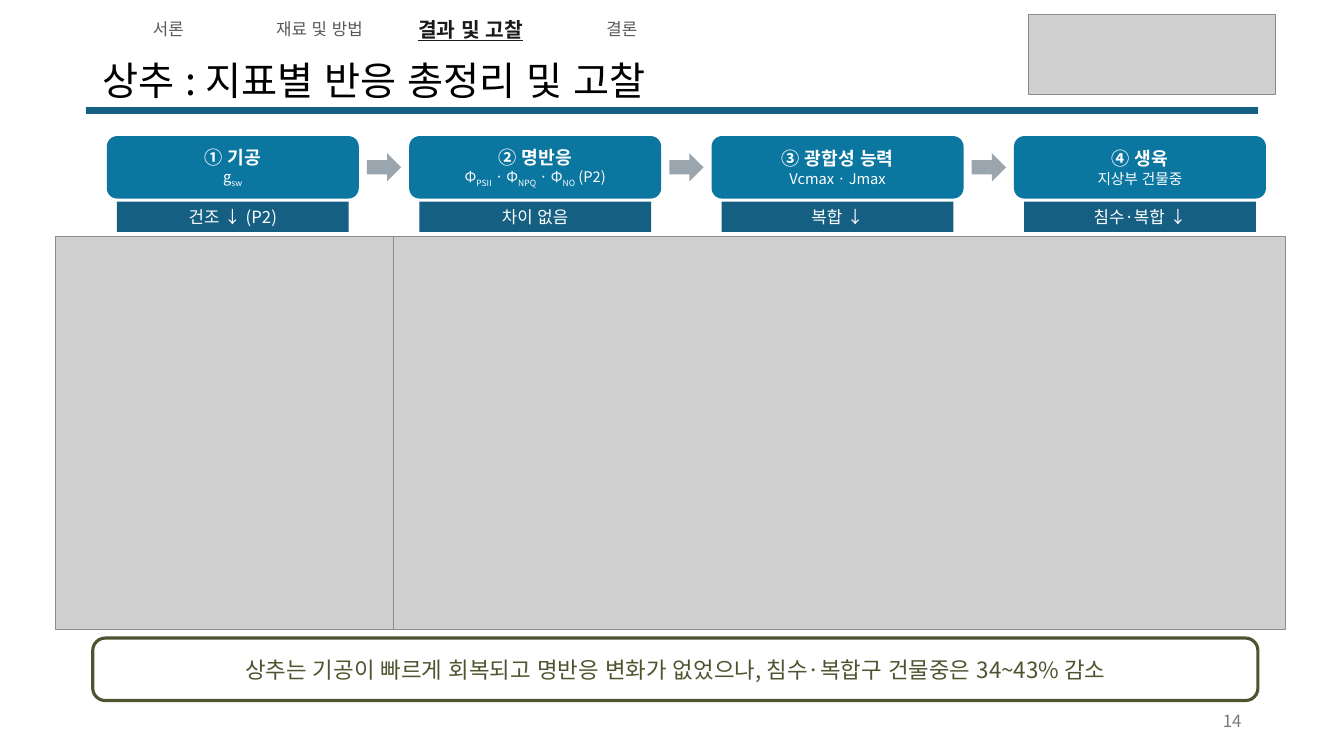
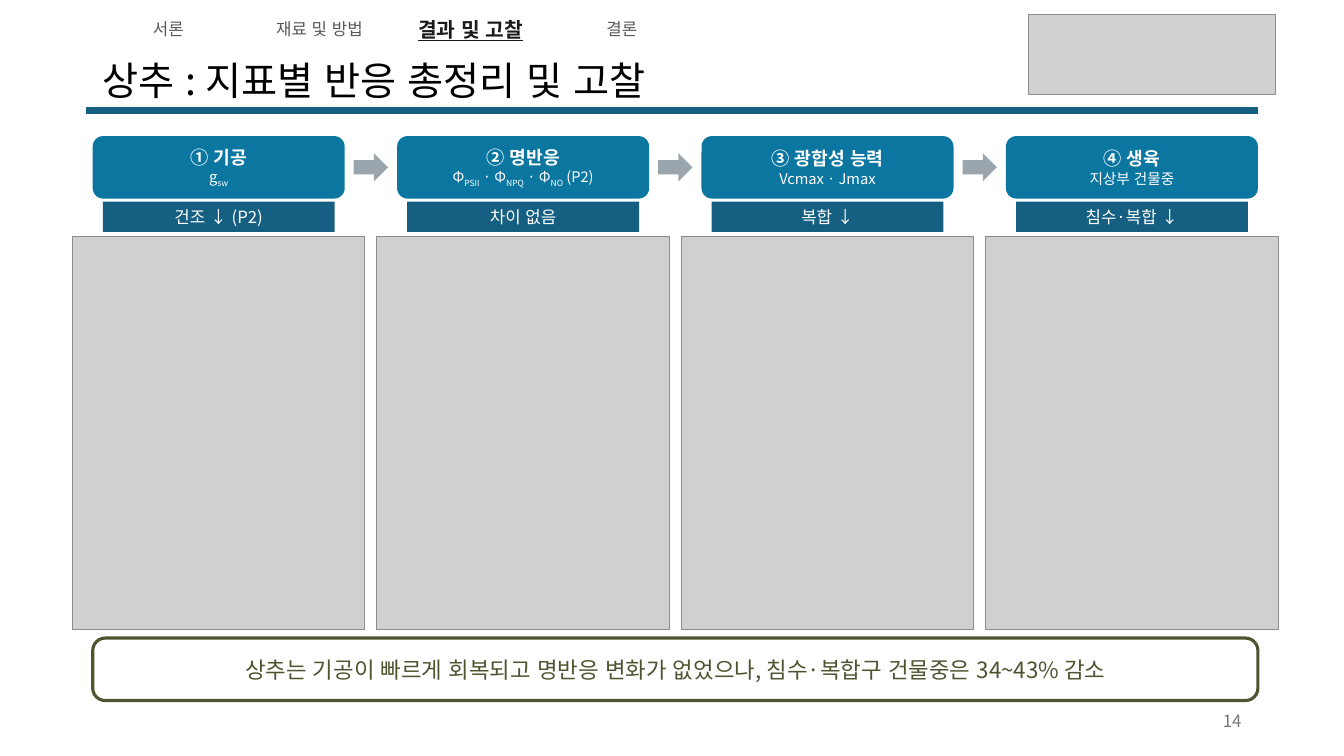
Before and after one commit to YunJM20/-, a slide deck: slide 14 of 산출물_v10이후/슬라이드/채소10_윤정민_수정.pptx. Drawn at 1344x756 pixels with LibreOffice and Linux fonts; fonts in the diff are those of the drawing; grey boxes stand for pictures. Boxes give left, top, right and bottom in pixels: in the first picture for what was removed or moved away, otherwise in the second. Text is boxed around its words. In the diff, an @@ line names an element or a change of style, - is before the commit and + after.

```diff
--- a/산출물_v10이후/슬라이드/채소10_윤정민_수정.pptx
+++ b/산출물_v10이후/슬라이드/채소10_윤정민_수정.pptx
@@ 1 rounded rectangle, 1 rectangle, 1 right arrow moved together from (x1=107, y1=136, x2=401, y2=232) to (x1=93, y1=136, x2=388, y2=232) @@
@@ 3 rounded rectangles, 3 rectangles, 2 right arrows moved together from (x1=409, y1=136, x2=1266, y2=232) to (x1=397, y1=136, x2=1258, y2=232) @@
@@ picture removed at (x1=55, y1=237, x2=1286, y2=630) @@
@@ picture resized from (x1=55, y1=237, x2=393, y2=630) to (x1=73, y1=237, x2=365, y2=630) @@
@@ picture added at (x1=377, y1=237, x2=669, y2=630) @@
@@ picture added at (x1=682, y1=237, x2=974, y2=630) @@
@@ picture added at (x1=986, y1=237, x2=1278, y2=630) @@
```
Also in this commit, not shown: 1 other slide changed, 14 other files.
